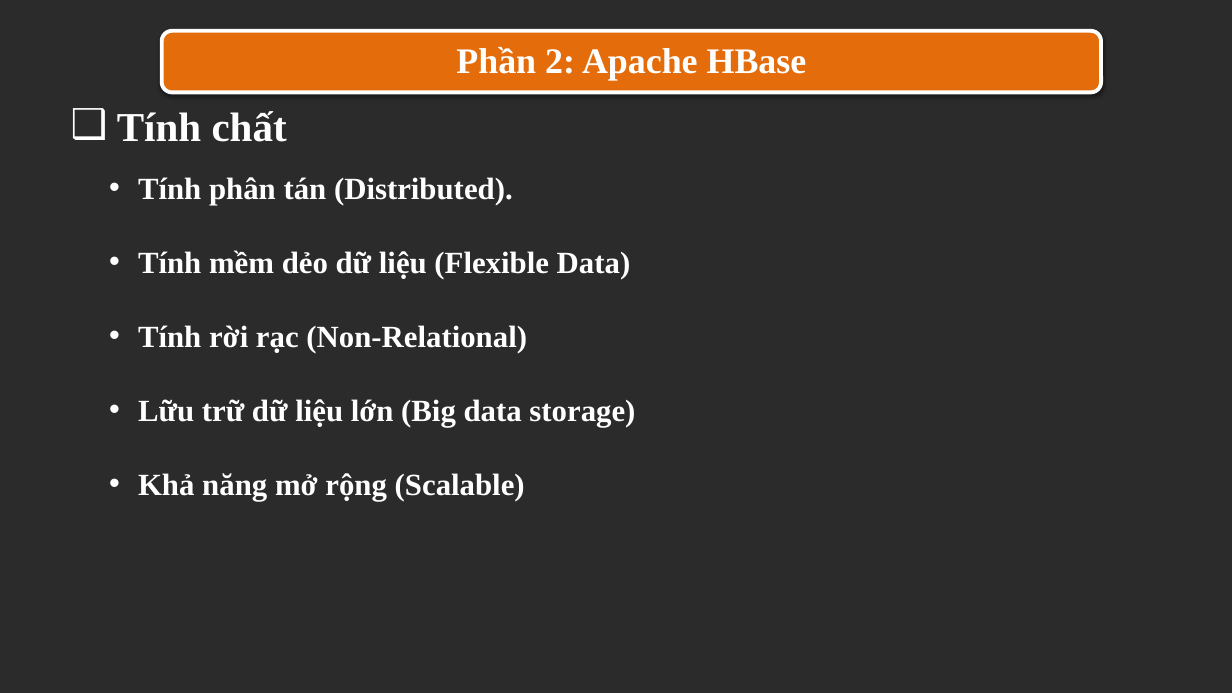
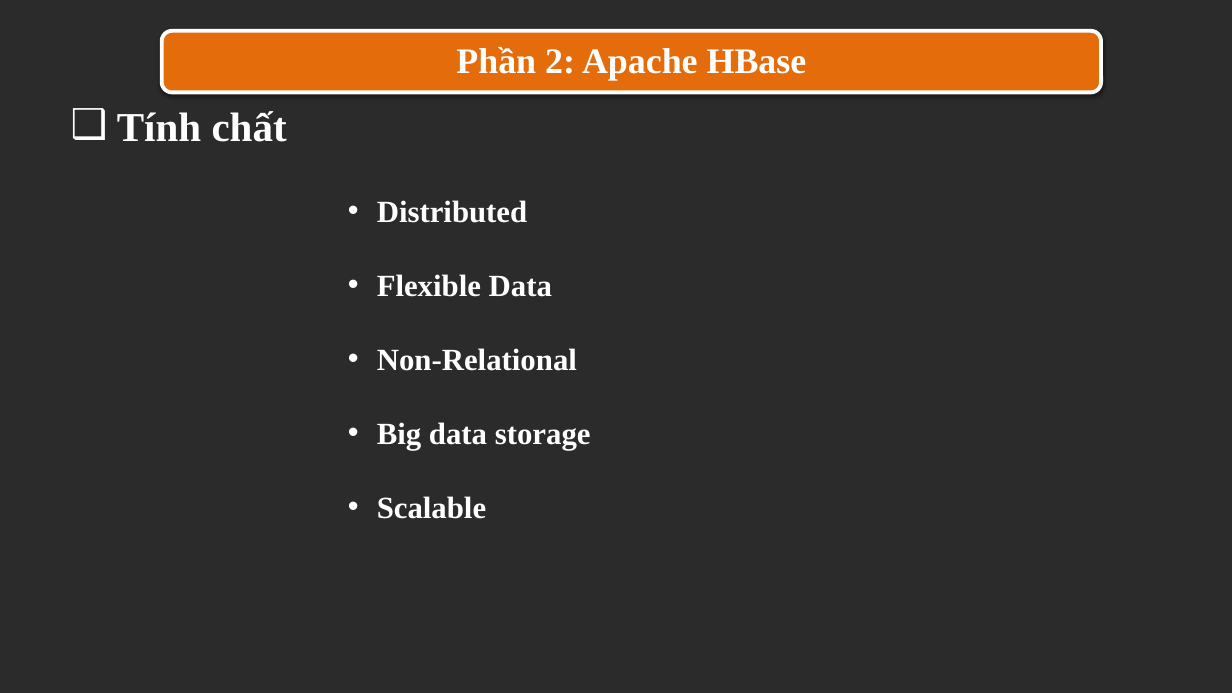
Before and after one commit to trandinhlam/document, a slide deck: slide 7 of HBaseProject/seminar_slide.pptx (slide 8 before the commit). Drawn at 1232x693 pixels with LibreOffice and Linux fonts; fonts in the diff are those of the drawing; background and template pictures are left out; a plain dark background stands for a picture behind light text. Boxes give left, top, right and bottom in pixels: in the first picture for what was removed or moved away, otherwise in the second. Text is boxed around its words. In the diff, an @@ line names an element or a change of style, - is before the commit and + after.

```diff
--- a/HBaseProject/seminar_slide.pptx
+++ b/HBaseProject/seminar_slide.pptx
@@ text at (x1=377, y1=200, x2=591, y2=519): text changed @@
-• Tính phân tán (Distributed).
-• Tính mềm dẻo dữ liệu (Flexible Data)
-• Tính rời rạc (Non-Relational)
-• Lữu trữ dữ liệu lớn (Big data storage)
-• Khả năng mở rộng (Scalable)
+• Distributed
+• Flexible Data
+• Non-Relational
+• Big data storage
+• Scalable
```
Also in this commit, not shown: 9 other slides changed, 1 slide added, 2 slides removed, 1 other file.
